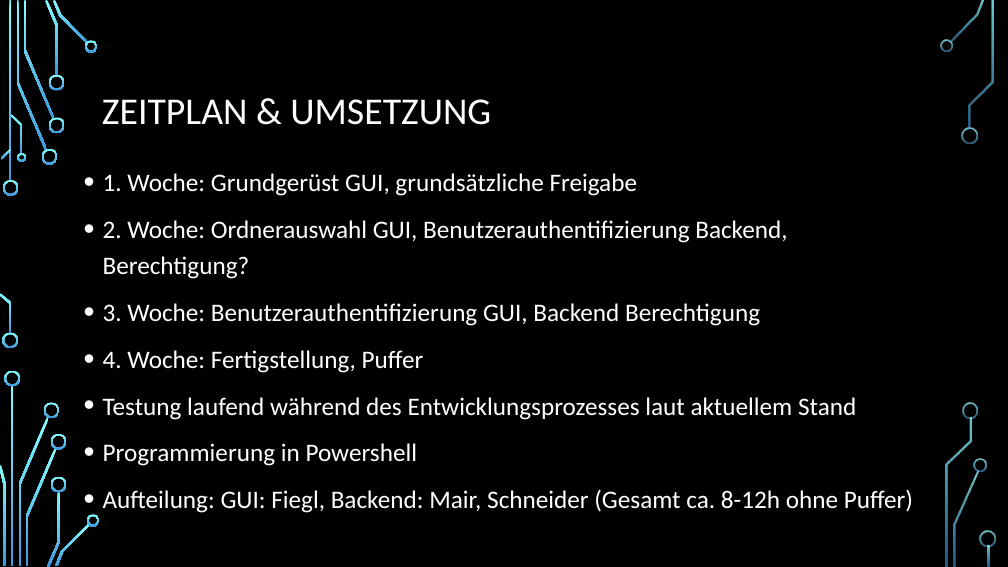
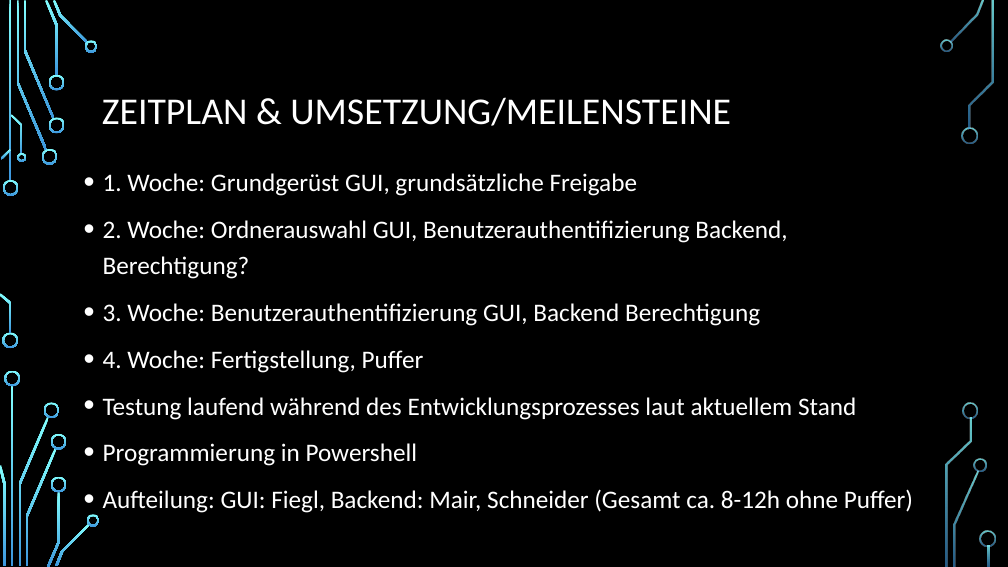
Before and after one commit to samumair/EZ-Share, a slide deck: slide 4 of Vorstellung.pptx. Drawn at 1008x567 pixels with LibreOffice and Linux fonts; fonts in the diff are those of the drawing; background and template pictures are left out. Boxes give left, top, right and bottom in pixels: in the first picture for what was removed or moved away, otherwise in the second. Text is boxed around its words. In the diff, an @@ line names an element or a change of style, - is before the commit and + after.

Commit message:
pptx

```diff
--- a/Vorstellung.pptx
+++ b/Vorstellung.pptx
@@ title at (102, 97, 731, 126): text changed @@
-ZEITPLAN & UMSETZUNG
+ZEITPLAN & UMSETZUNG/MEILENSTEINE
```
